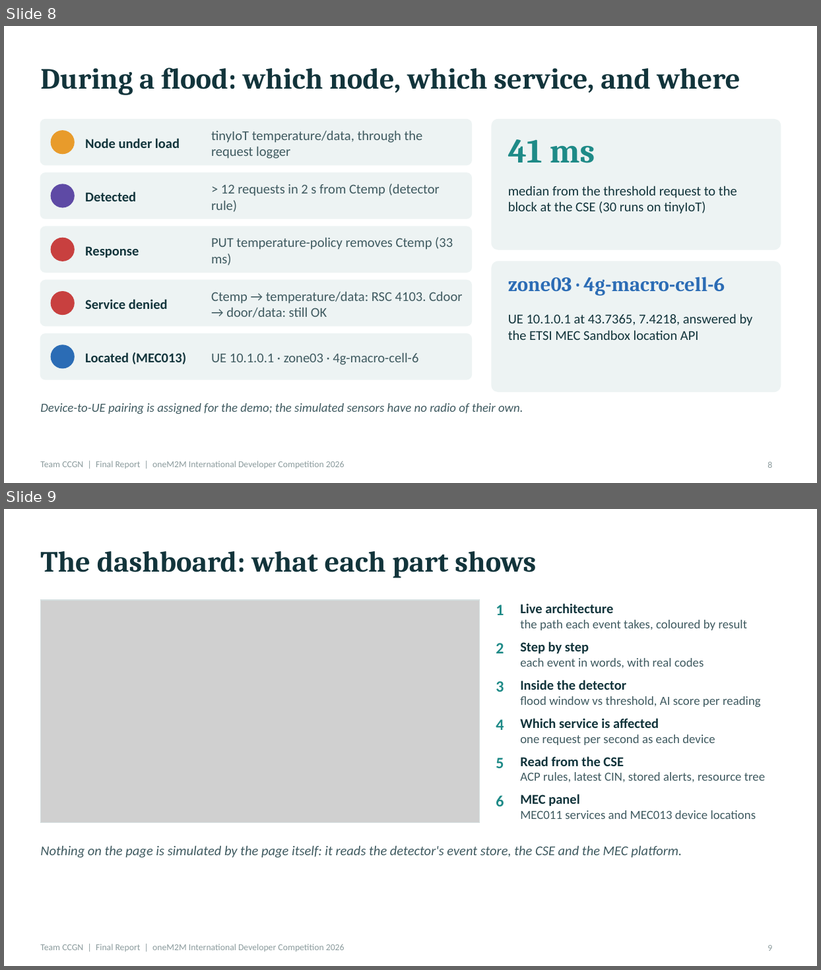
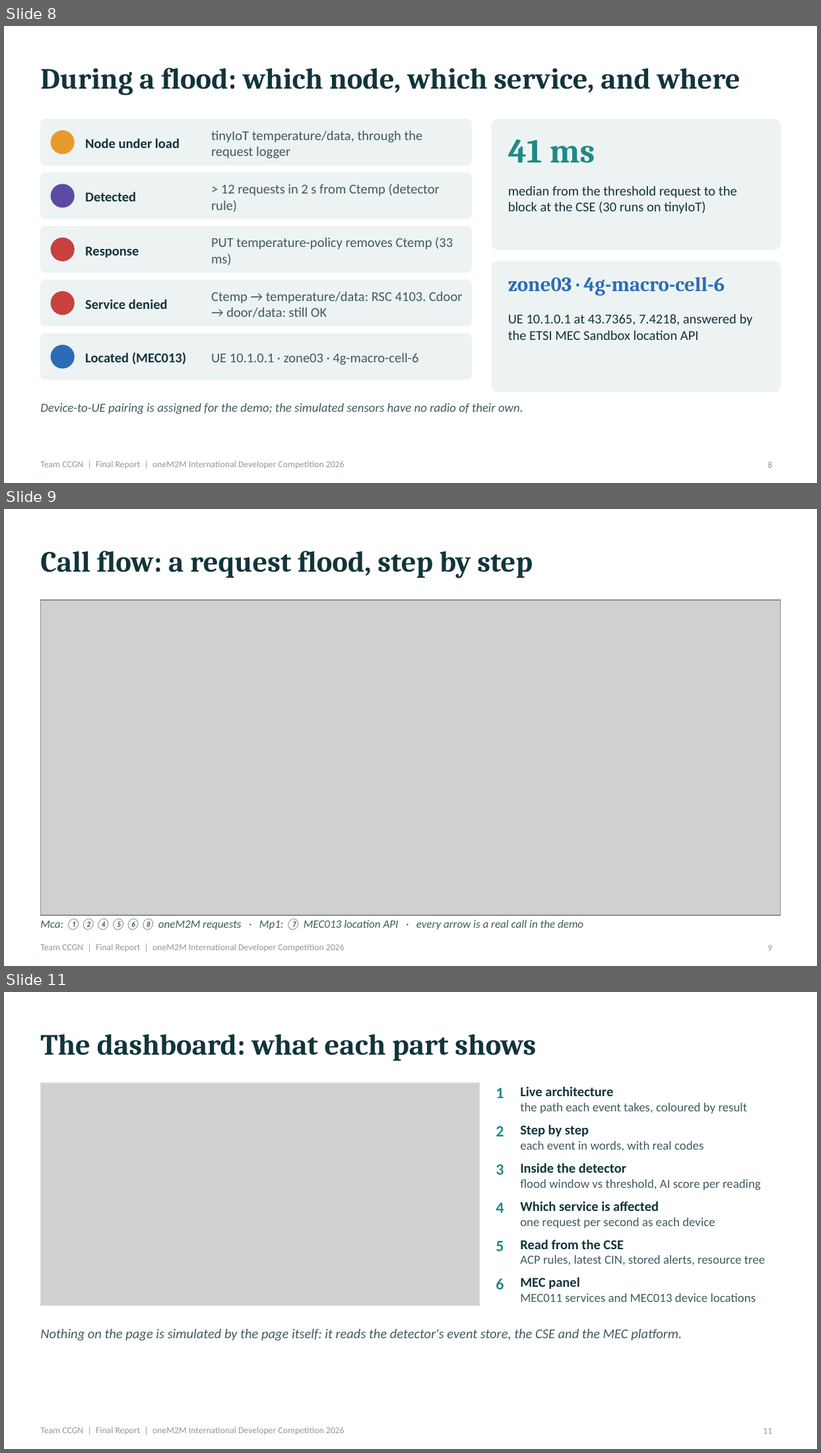
Before and after one commit to easycode42/ccgn-edge-iot-security, a slide deck: deliverables/CCGN_Final_Report.pptx. Shown one above the other, each under a label of ours: slides 8 and 9 before the commit, slides 8, 9 and 11 after it; the slides between them are not shown. The pictures are 821x970 and 821x1453 pixels, drawn with LibreOffice and Linux fonts; fonts in the diff are those of the drawing; grey boxes stand for pictures. Boxes give left, top, right and bottom in pixels: in the first picture for what was removed or moved away, otherwise in the second. Text is boxed around its words. In the diff, an @@ line names an element or a change of style, - is before the commit and + after.

```diff
--- a/deliverables/CCGN_Final_Report.pptx
+++ b/deliverables/CCGN_Final_Report.pptx
@@ slide 9 added at box(4, 509, 817, 966), background #FFFFFF; not listed: 1 template element that a slide beside it also shows @@
@@ title added at box(40, 551, 533, 578), 26 pt, text #12343B, bold @@
+Call flow: a request flood, step by step
@@ picture added at box(40, 600, 781, 916) @@
@@ text added at box(40, 919, 583, 930), 10 pt, text #3F5A60, italic @@
+Mca: ①②④⑤⑥⑧ oneM2M requests · Mp1: ⑦ MEC013 location API · every arrow is a real call in the demo
@@ page number added at box(768, 945, 772, 951), 8 pt, text #8A9A9C @@
+9
@@ what was slide 9 is now slide 11 @@
@@ page number at box(763, 1428, 772, 1434): text changed @@
-9
+11
```
Also in this commit, not shown: 2 slides changed, 1 other slide added, 2 slides removed, 5 other files.
